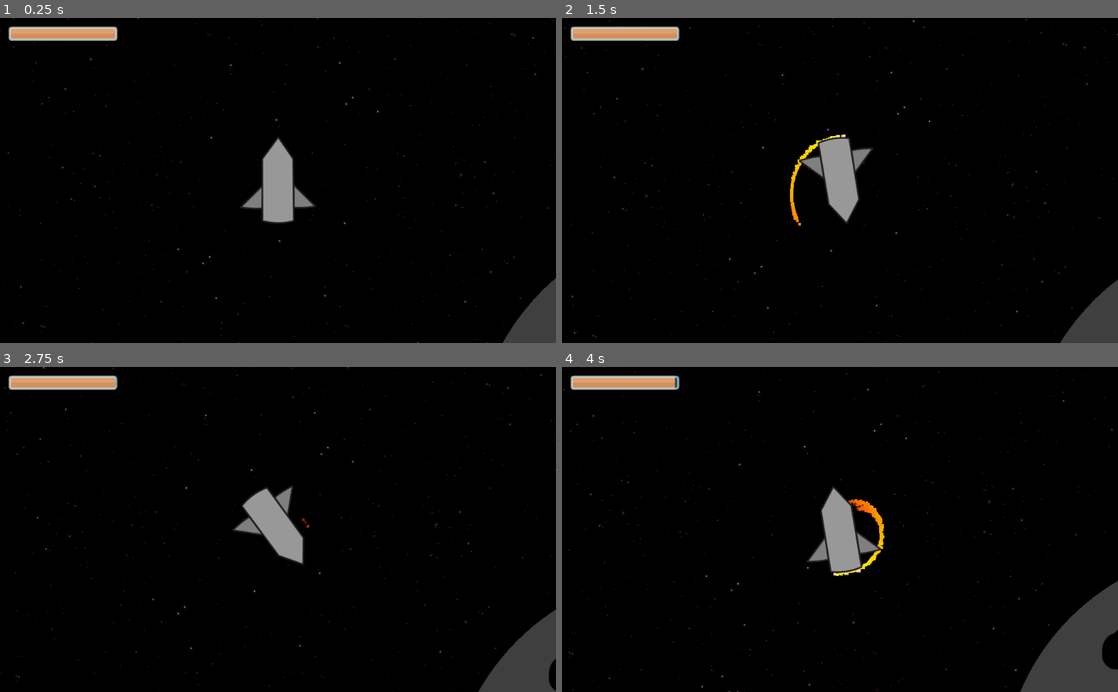
Above: before the commit, frames 1-4 (two rows, left to right).
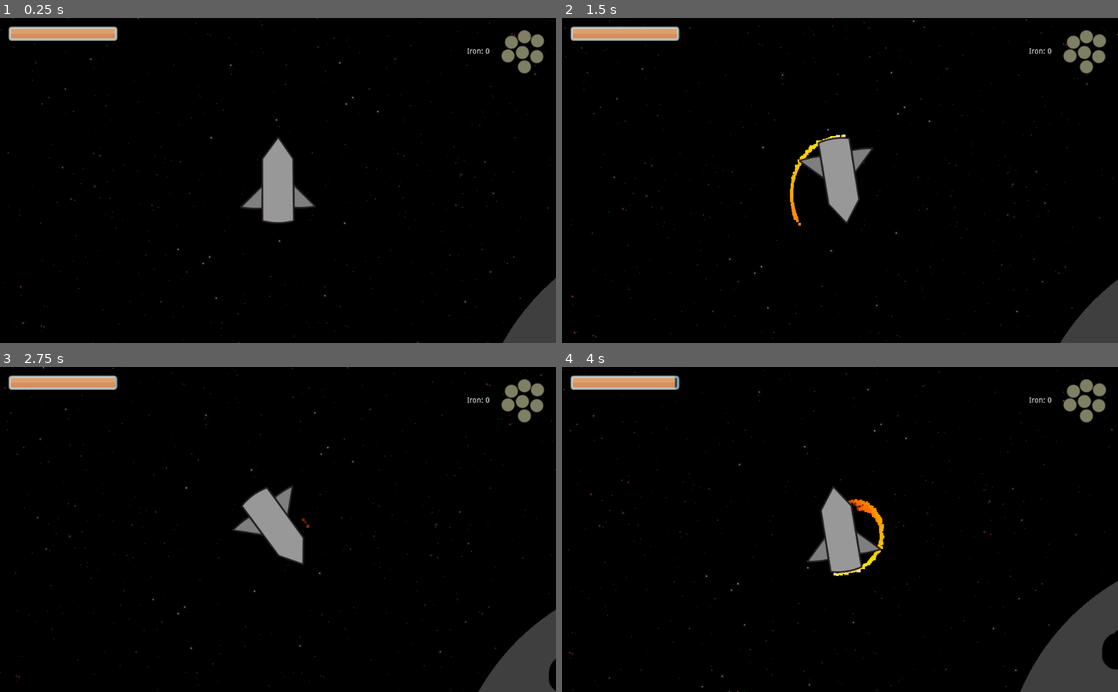
Above: after the commit, the same moments.

Repository: mariothedog/Holes-Theme
Game: Godot game, scene res://Space/Space.tscn
The game is run twice, just before and just after one commit, with the same random seed, the same clock (stepped at 60 frames per second) and the same inputs.
Inputs (mouse positions are in pixels of both pictures, inside the frame that each line leads up to):
- Up to frame 1 (0.25 s): no input
- Up to frame 2 (1.5 s): tap Enter at 0.5 s; move the mouse to (962, 164) at 0.52 s; hold D (turn_right) from 0.53 s (still down); tap L (land) at 0.6, 1.35 s; click (962, 164) at 0.67 s; tap W (thrust) at 0.77 s; move the mouse to (728, 196) at 1.27 s
- Up to frame 3 (2.75 s): tap W (thrust) at 1.52 s; move the mouse to (333, 458) at 2.02 s; release D (turn_right) at 2.03 s; hold A (turn_left) from 2.03 s (still down); tap L (land) at 2.1 s
- Up to frame 4 (4 s): move the mouse to (812, 594) at 2.77 s; release A (turn_left) at 2.78 s; hold D (turn_right) from 2.78 s (still down); tap L (land) at 2.85, 3.6 s; click (812, 594) at 2.92 s; tap W (thrust) at 3.02, 3.77 s; move the mouse to (1006, 578) at 3.52 s

The runs differ from the first frame. In frame 1, 0.6% of the frame differs, in the area x 84-98%, y 3-18%; in frame 2, 0.6%; in frame 3, 0.6%; in frame 4, 0.6%.

Commit message:
Iron ore counter

Diff:
--- /dev/null
+++ b/UI/HUD.gd
@@ -0,0 +1 @@
+extends CanvasLayer
--- a/UI/HUD.tscn
+++ b/UI/HUD.tscn
@@ -1,3 +1,35 @@
-[gd_scene format=2]
+[gd_scene load_steps=3 format=2]
+
+[ext_resource path="res://Asteroids/Ore/Iron.png" type="Texture" id=1]
+[ext_resource path="res://UI/HUD.gd" type="Script" id=2]
 
 [node name="HUD" type="CanvasLayer"]
+script = ExtResource( 2 )
+
+[node name="Inventory" type="VSplitContainer" parent="."]
+anchor_left = 0.99
+anchor_top = 0.02
+anchor_right = 1.0
+anchor_bottom = 0.02
+margin_left = -154.0
+margin_bottom = 100.0
+__meta__ = {
+"_edit_use_anchors_": false
+}
+
+[node name="Iron" type="HSplitContainer" parent="Inventory"]
+margin_right = 164.24
+margin_bottom = 100.0
+dragger_visibility = 1
+
+[node name="Label" type="Label" parent="Inventory/Iron"]
+margin_top = 43.0
+margin_right = 42.0
+margin_bottom = 57.0
+text = "Iron: 0"
+
+[node name="TextureRect" type="TextureRect" parent="Inventory/Iron"]
+margin_left = 54.0
+margin_right = 164.24
+margin_bottom = 100.0
+texture = ExtResource( 1 )
